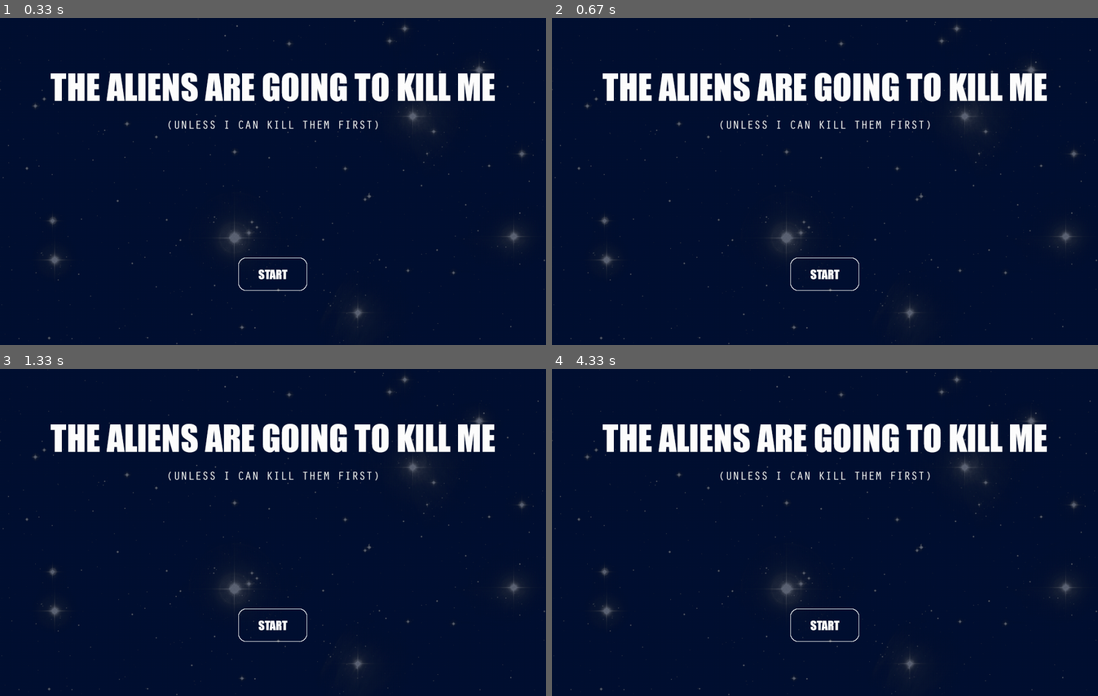
Above: before the commit, frames 1-4 (two rows, left to right).
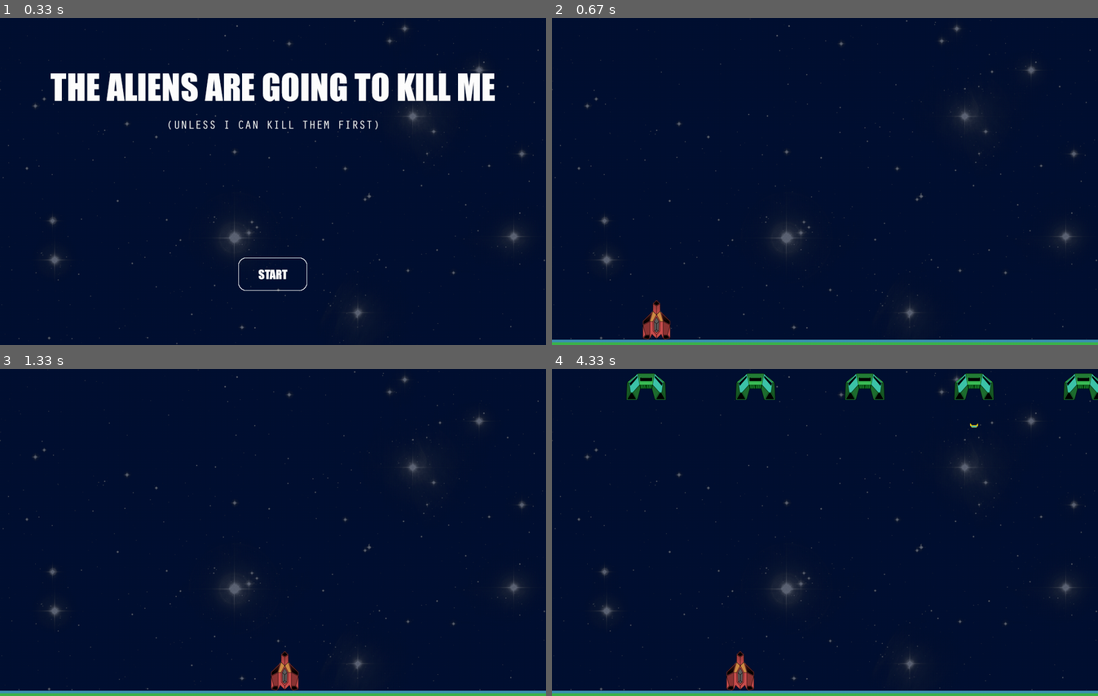
Above: after the commit, the same moments.

Repository: seanmtracey/Games-with-Pygame
Game: pygame game, started from Part 10/aliens.py
Two runs of this game, one before a commit and one after it. Both use one fixed random seed, a clock stepped at 60 frames per second and the inputs below.
Inputs (mouse positions are in pixels of both pictures, inside the frame that each line leads up to):
- Up to frame 1 (0.33 s): no input
- Up to frame 2 (0.67 s): press the mouse at (825, 273) at 0.37 s; move the mouse to (743, 201) at 0.47 s; release the mouse at (655, 132) at 0.6 s
- Up to frame 3 (1.33 s): click (354, 418) at 0.72 s; click (283, 421) at 1.05 s
- Up to frame 4 (4.33 s): click (830, 565) at 1.38 s; click (966, 584) at 1.72 s; click (966, 503) at 2.05 s; click (1021, 506) at 2.38 s; click (1016, 597) at 2.72 s; click (846, 519) at 3.05 s; click (704, 473) at 3.38 s; click (972, 568) at 3.72 s; click (737, 424) at 4.05 s

Frame 1 is identical in both runs. In frame 2, 7.6% of the frame differs, in the area x 0-100%, y 16-100%; in frame 3, 7.6%; in frame 4, 9.7%, in the area x 0-100%, y 1-100%.

Commit message:
fixed the bug: 'the game is not starting after clicking int the button start'

Diff:
--- a/Part 10/aliens.py
+++ b/Part 10/aliens.py
@@ -191,7 +191,7 @@
   elif gameStarted is False and gameOver is False:
     surface.blit(startScreen, (0, 0))
 
-    if mouseStates[0] is 1:
+    if mouseStates[0] == 1:
 
       if mousePosition[0] > 445 and mousePosition[0] < 580 and mousePosition[1] > 450 and mousePosition[1] < 510:
         pygame.mouse.set_visible(False)
